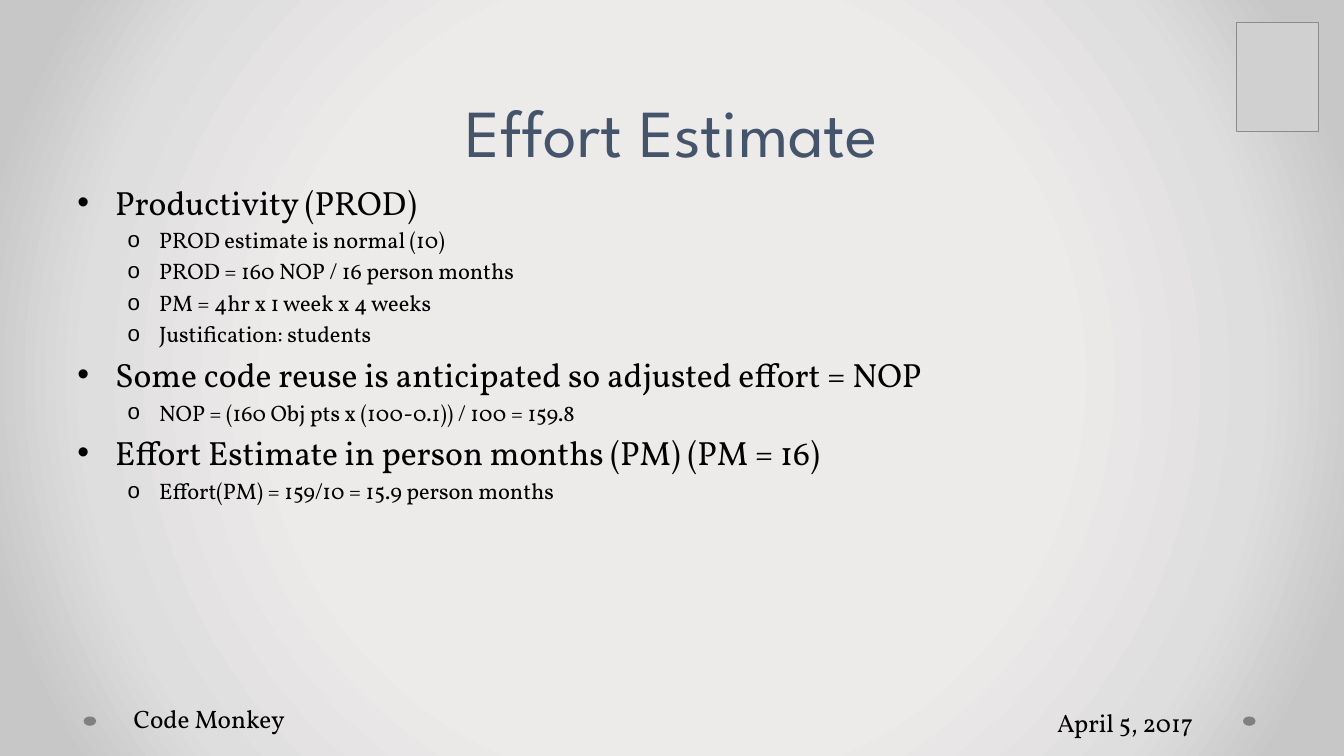
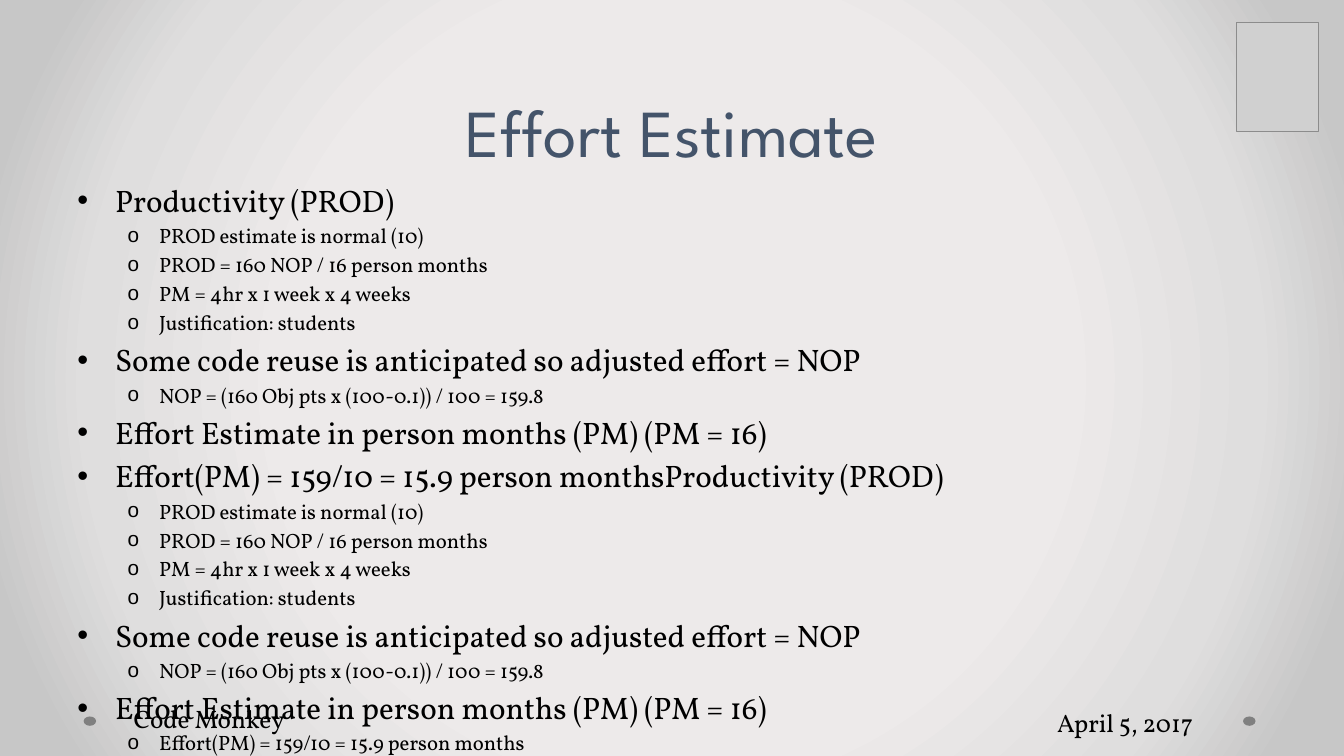
Before and after one commit to falsabhan/D.Eco, a slide deck: slide 9 of Sprint1Presentation.pptx (slide 15 before the commit). Drawn at 1344x756 pixels with LibreOffice and Linux fonts; fonts in the diff are those of the drawing; grey boxes stand for pictures. Boxes give left, top, right and bottom in pixels: in the first picture for what was removed or moved away, otherwise in the second. Text is boxed around its words. In the diff, an @@ line names an element or a change of style, - is before the commit and + after.

```diff
--- a/Sprint1Presentation.pptx
+++ b/Sprint1Presentation.pptx
@@ text at [115,189,861,756]: size 24 to 22.2 pt in "Productivity (PROD)", "Some code reuse is anticipated so adjusted ...", "Effort Estimate in person months (PM) (PM ..."; size 16 to 14.8 pt in "PROD estimate is normal (10)", "PROD = 160 NOP / 16 person ...", "PM = 4hr x 1 week x ...", "Justification: students" and 2 more places @@
@@ text at [115,464,944,734]: paragraphs added @@
+• Effort(PM) = 159/10 = 15.9 person monthsProductivity (PROD)
+  o PROD estimate is normal (10)
+  o PROD = 160 NOP / 16 person months
+  o PM = 4hr x 1 week x 4 weeks
+  o Justification: students
+• Some code reuse is anticipated so adjusted effort = NOP
+  o NOP = (160 Obj pts x (100-0.1)) / 100 = 159.8
+• Effort Estimate in person months (PM) (PM = 16)
```
Also in this commit, not shown: 7 other slides changed, 6 slides removed, 2 other files.
